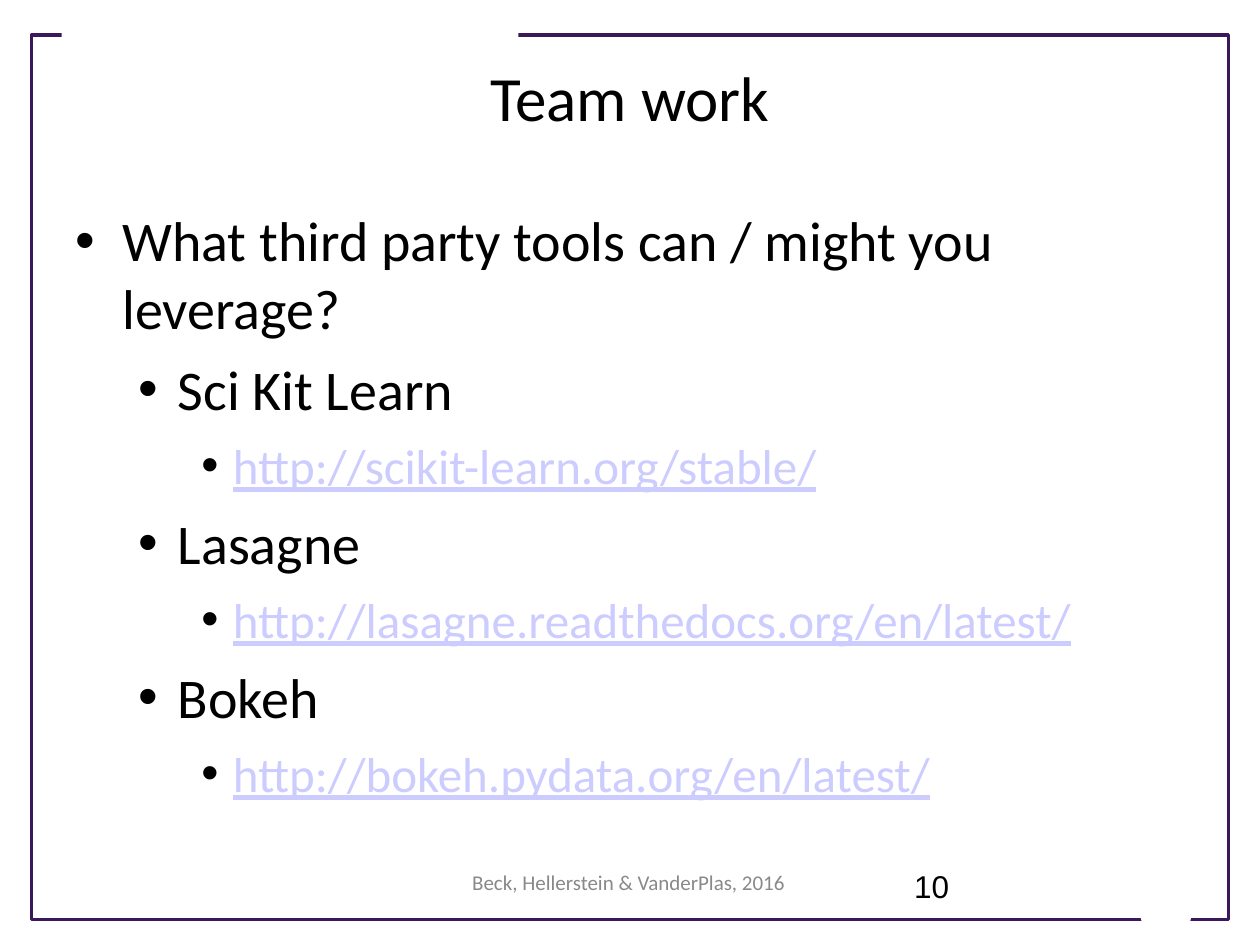
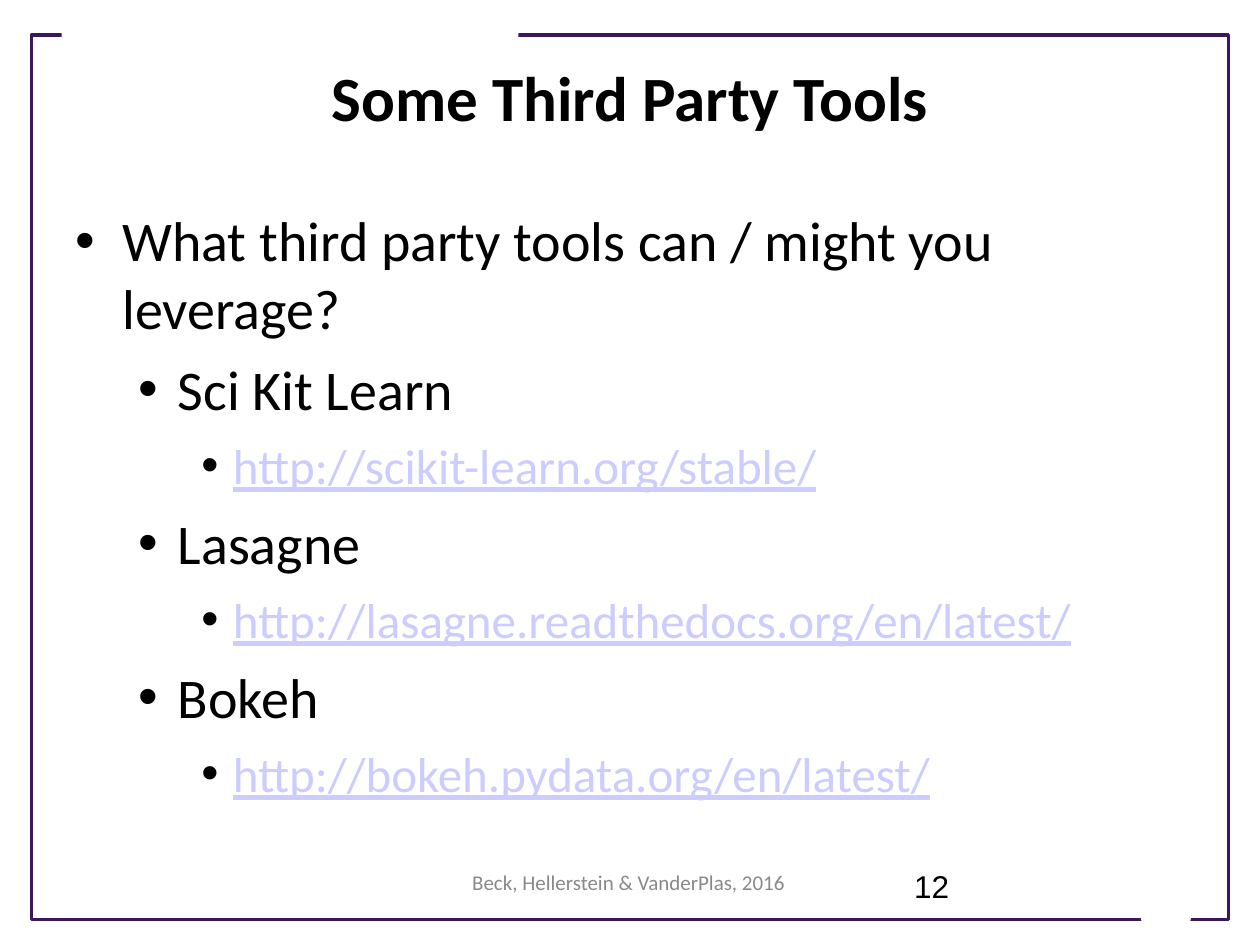
Before and after one commit to UWSEDS/LectureNotes, a slide deck: slide 12 of 07-Project-overview.pptx (slide 10 before the commit). Drawn at 1260x945 pixels with LibreOffice and Linux fonts; fonts in the diff are those of the drawing; background and template pictures are left out. Boxes give left, top, right and bottom in pixels: in the first picture for what was removed or moved away, otherwise in the second. Text is boxed around its words. In the diff, an @@ line names an element or a change of style, - is before the commit and + after.

```diff
--- a/07-Project-overview.pptx
+++ b/07-Project-overview.pptx
@@ text at box(332, 76, 928, 131): text changed; bold on @@
-Team work
+Some Third Party Tools
@@ page number at box(914, 876, 949, 898): text changed @@
-10
+12
```
Also in this commit, not shown: 7 other slides changed, 2 slides added, 2 slides removed.
